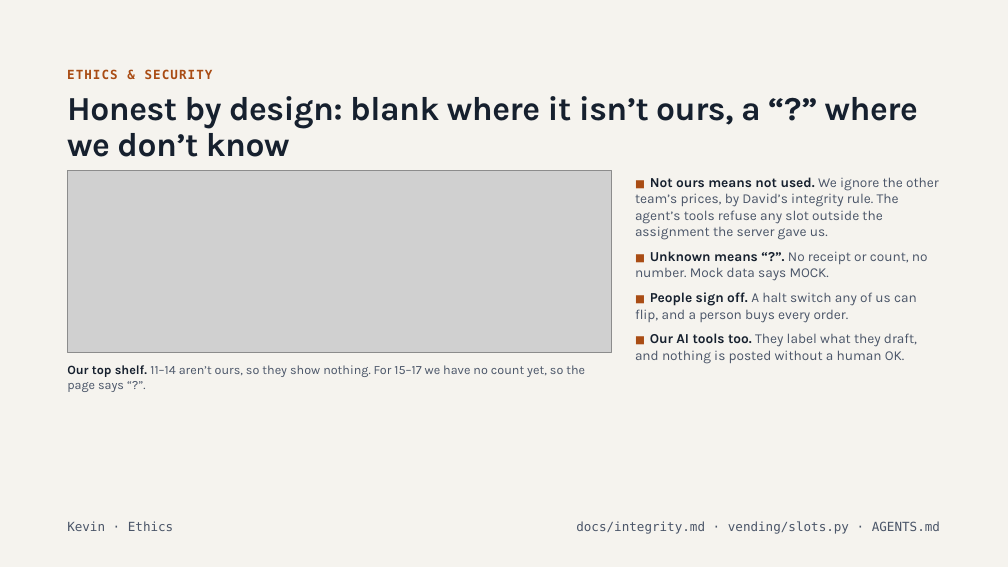
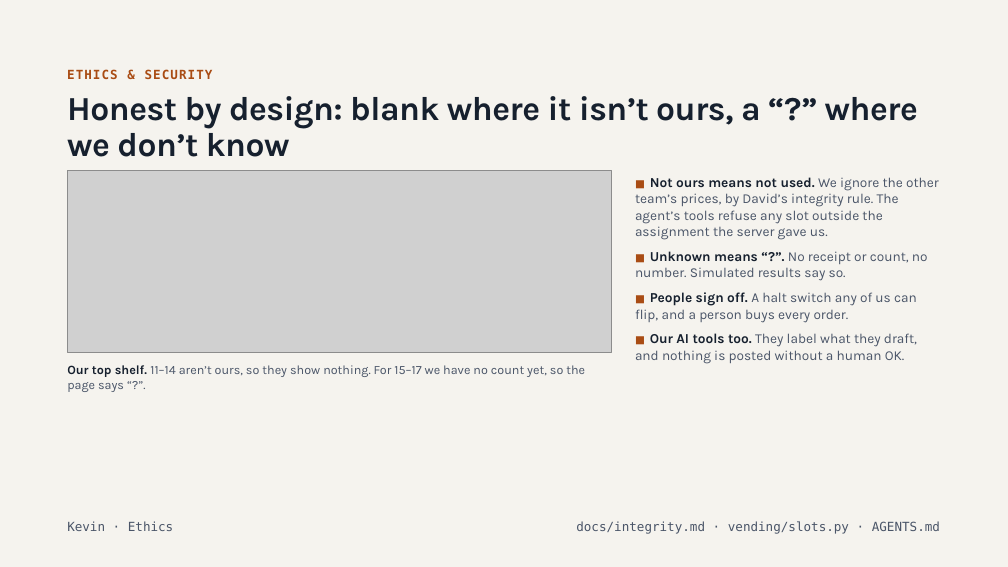
Before and after one commit to marshall-strong/agentic-vending, a slide deck: slide 14 of docs/presentation/group-b-final-presentation.pptx. Drawn at 1008x567 pixels with LibreOffice and Linux fonts; fonts in the diff are those of the drawing; grey boxes stand for pictures. Boxes give left, top, right and bottom in pixels: in the first picture for what was removed or moved away, otherwise in the second. Text is boxed around its words. In the diff, an @@ line names an element or a change of style, - is before the commit and + after.

```diff
--- a/docs/presentation/group-b-final-presentation.pptx
+++ b/docs/presentation/group-b-final-presentation.pptx
@@ text at box(635, 251, 928, 281): text changed @@
-■ Unknown means “?”. No receipt or count, no number. Mock data says MOCK.
+■ Unknown means “?”. No receipt or count, no number. Simulated results say so.
```
Also in this commit, not shown: 1 other slide changed.
